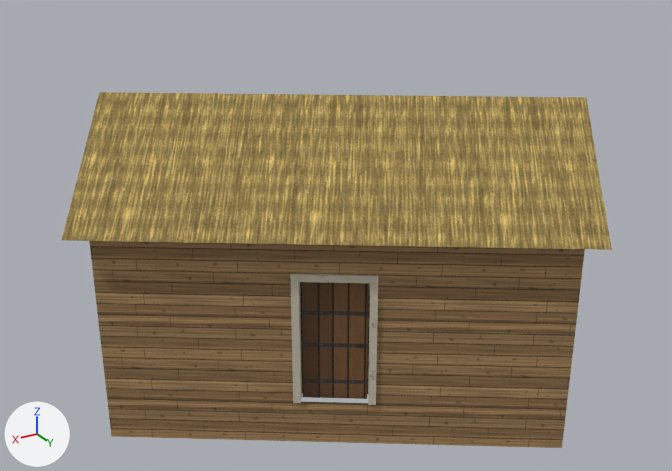
The glTF model world/bridgehollow__dyers_walk_local/export/models/buildings/bld_house_107.glb: old version first, new version second.
Rendered twice from a 50 mm camera at (7.69, 12.68, 9.04) aimed at (0.15, 0.12, 2.75). Arrows for +X, +Y and +Z are at lower left; the lights stay in place. The older version comes first. Vertices at exactly the same position are counted once.

The first picture shows 'bld_house_107', 'bld_house_107_door1', 'bld_house_107_roof' and 1 more.
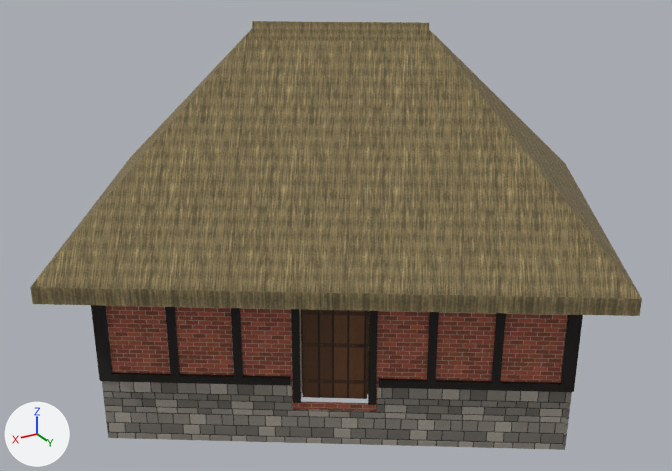
What changed in the scene script:
```text
Add mat_mat_s_tint_thatch_7b6d4c:
    mat_mat_s_tint_thatch_7b6d4c = bpy.data.materials.new('mat_s_tint_thatch_7b6d4c')
    # uses the picture img_mat_s_tint_thatch_7b6d4c
    # uses the picture img_mat_s_tint_thatch_7b6d4c_n
Add mat_mat_s_brick_a2503a:
    mat_mat_s_brick_a2503a = bpy.data.materials.new('mat_s_brick_a2503a')
    # uses the picture img_mat_s_brick_a2503a
    # uses the picture img_mat_s_brick_a2503a_n
Add mat_mat_s_beam_1e1a17:
    mat_mat_s_beam_1e1a17 = bpy.data.materials.new('mat_s_beam_1e1a17')
    # uses the picture img_mat_s_beam_1e1a17
    # uses the picture img_mat_s_beam_1e1a17_n
Add mat_mat_s_tint_wall_stone_807b72:
    mat_mat_s_tint_wall_stone_807b72 = bpy.data.materials.new('mat_s_tint_wall_stone_807b72')
    # uses the picture img_mat_s_tint_wall_stone_807b72
    # uses the picture img_mat_s_tint_wall_stone_807b72_n
Change me_bld_house_107:
    remove me_bld_house_107.from_pydata(...)  # 308 vertices, 414 faces; spans x -4.28..4.29, y -3.88..3.89, z 0.0..3.81
    add me_bld_house_107.from_pydata(...)  # 812 vertices, 960 faces; spans x -4.37..4.38, y -3.97..3.99, z 0.0..3.81
    me_bld_house_107 part 1: 504 vertices added at x -4.37..4.38, y -3.97..3.99, z 0.0..3.71
    me_bld_house_107 part 2: 31 faces spanning x -4.28..4.29, y -3.88..3.89, z 0.0..3.81 switch from mat_mat_plank to mat_mat_s_brick_a2503a
    me_bld_house_107 part 3: 158 faces spanning x -3.48..3.45, y -3.23..2.54, z 0.76..3.02 switch from mat_mat_trim to mat_mat_s_beam_1e1a17
    other edits to the shape of me_bld_house_107 do not show in these pictures
    add me_bld_house_107.materials.append(mat_mat_s_tint_wall_stone_807b72)
Change me_bld_house_107_roof:
    verts and faces of me_bld_house_107_roof; kept vertices keep their numbers, new ones are numbered from 148
    remove me_bld_house_107_roof.from_pydata(...)  # 148 vertices, 168 faces; spans x -4.71..4.71, y -4.32..4.32, z 3.44..5.16
    add me_bld_house_107_roof.from_pydata(...)  # 152 vertices, 182 faces; spans x -5.26..5.26, y -4.86..4.86, z 2.78..6.34
    me_bld_house_107_roof part 4: the loose piece of 6 vertices spanning x -4.71..4.71, y -4.32..4.32, z 3.63..5.16 is rebuilt with 10 vertices and now spans x -5.26..5.26, y -4.86..4.86, z 2.78..6.23, in mat_mat_s_tint_thatch_7b6d4c
    me_bld_house_107_roof part 5
    add verts[148] = (-1.25, 0.64, 6.07)
    add verts[149] = (1.08, -0.89, 6.07)
    add verts[150] = (1.16, -0.77, 6.34)  # pixel (252, 21)
    add verts[151] = (-1.16, 0.77, 6.34)  # pixel (429, 22)
    add verts[152] = (-1.08, 0.89, 6.07)  # pixel (429, 41)
    add verts[153] = (1.25, -0.64, 6.07)  # pixel (251, 40)
    add faces += [(148, 149, 150), (148, 150, 151), (150, 152, 153), (150, 151, 152), (148, 152, 151), (149, 153, 150)]  # mat_mat_s_tint_thatch_7b6d4c
    other edits to the shape of me_bld_house_107_roof do not show in these pictures
    remove me_bld_house_107_roof.materials.append(mat_mat_plank)
    remove me_bld_house_107_roof.materials.append(mat_mat_thatch)
    add me_bld_house_107_roof.materials.append(mat_mat_s_tint_thatch_7b6d4c)
```

Location of each change, [x1, y1, x2, y2] in pixels of the pictures (672 x 471 px):
'bld_house_107_roof', reshaped (11% wider, 86% taller): before [62, 92, 612, 250]; after [30, 21, 642, 316]
'bld_house_107', reshaped: before [89, 241, 585, 448]; after [91, 305, 583, 450]
part 1 of me_bld_house_107, added: after [91, 305, 583, 450]
part 2 of me_bld_house_107, recoloured: before [89, 241, 585, 448]; after [106, 306, 568, 411]
part 3 of me_bld_house_107, recoloured: before [290, 273, 378, 405]; after [291, 309, 378, 405]
part 4 of me_bld_house_107_roof, rebuilt (11% wider, 81% taller): before [62, 92, 612, 250]; after [30, 29, 642, 316]
part 5 of me_bld_house_107_roof, added (brown): after [252, 21, 429, 42]
